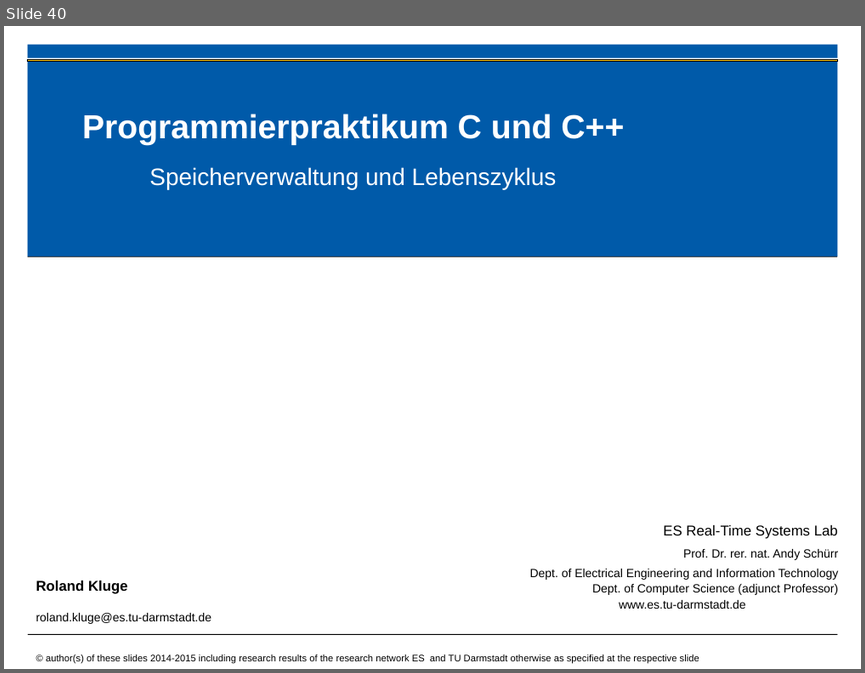
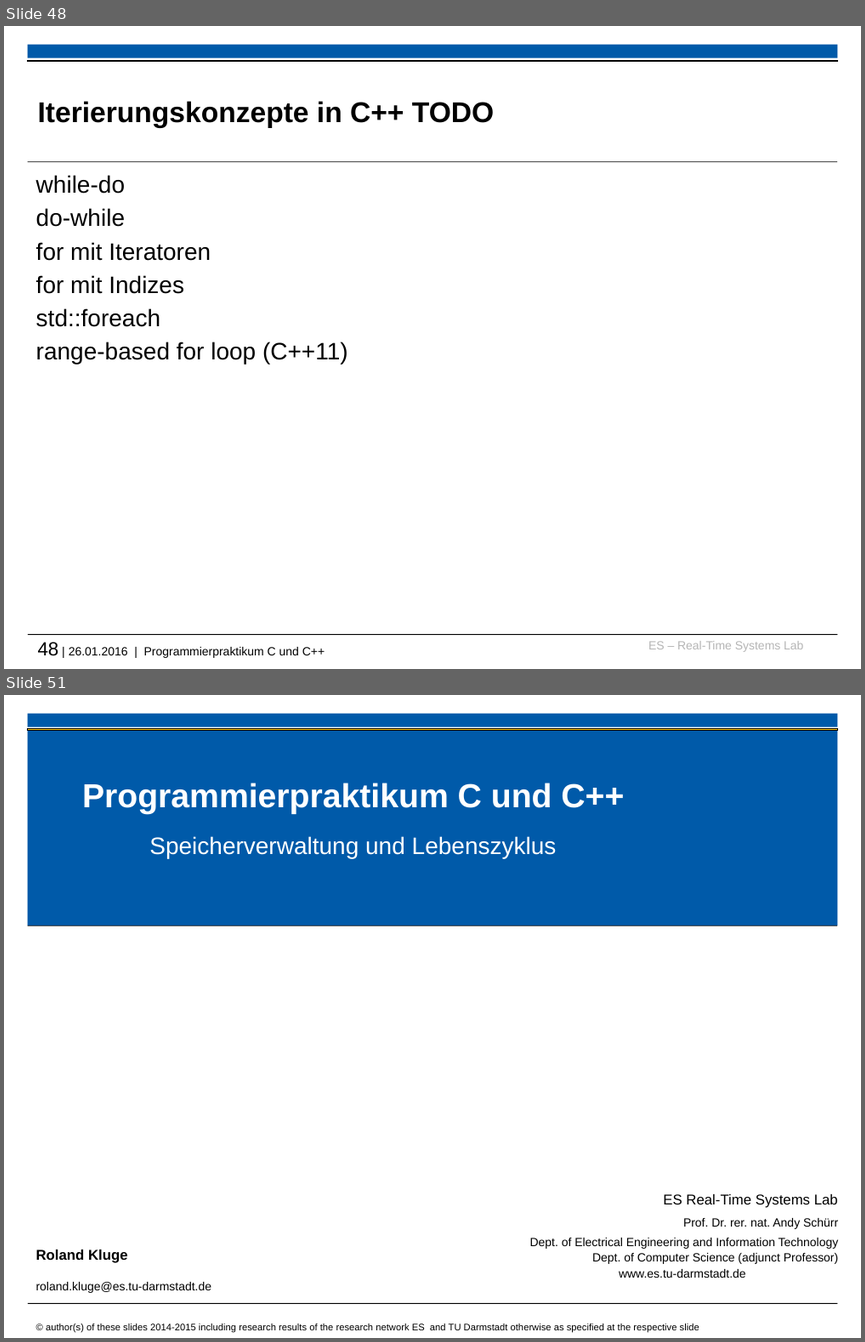
Before and after one commit to h82k/tud-cppp, a slide deck: cppp_lecture.pptx. Shown one above the other, each under a label of ours: slide 40 before the commit, slides 48 and 51 after it; the slides between them are not shown. The pictures are 865x673 and 865x1342 pixels, drawn with LibreOffice and Linux fonts; fonts in the diff are those of the drawing; background and template pictures are left out. Boxes give left, top, right and bottom in pixels: in the first picture for what was removed or moved away, otherwise in the second. Text is boxed around its words. In the diff, an @@ line names an element or a change of style, - is before the commit and + after.

```diff
--- a/cppp_lecture.pptx
+++ b/cppp_lecture.pptx
@@ slide 48 added at [4, 26, 861, 669], background #FFFFFF; not listed: 2 template elements that a slide beside it also shows @@
@@ rectangle added at [27, 60, 837, 62], fill #000000, outline #000000 0.75 pt @@
@@ title added at [38, 101, 494, 128], 24 pt, text #000000, bold @@
+Iterierungskonzepte in C++ TODO
@@ line added from (27, 162) to (837, 162), #000000 0.6 pt @@
@@ text added at [36, 175, 348, 363], 20 pt, text #000000 @@
+while-do
+do-while
+for mit Iteratoren
+for mit Indizes
+std::foreach
+range-based for loop (C++11)
@@ text added at [38, 641, 324, 658], 10 pt, text #000000 @@
+48 | 26.01.2016 | Programmierpraktikum C und C++
@@ text added at [648, 641, 803, 652], 10 pt, text #B5B5B5 @@
+ES – Real-Time Systems Lab
@@ what was slide 40 is now slide 51 @@
```
Also in this commit, not shown: 6 slides changed, 16 other slides added, 1 other file.
